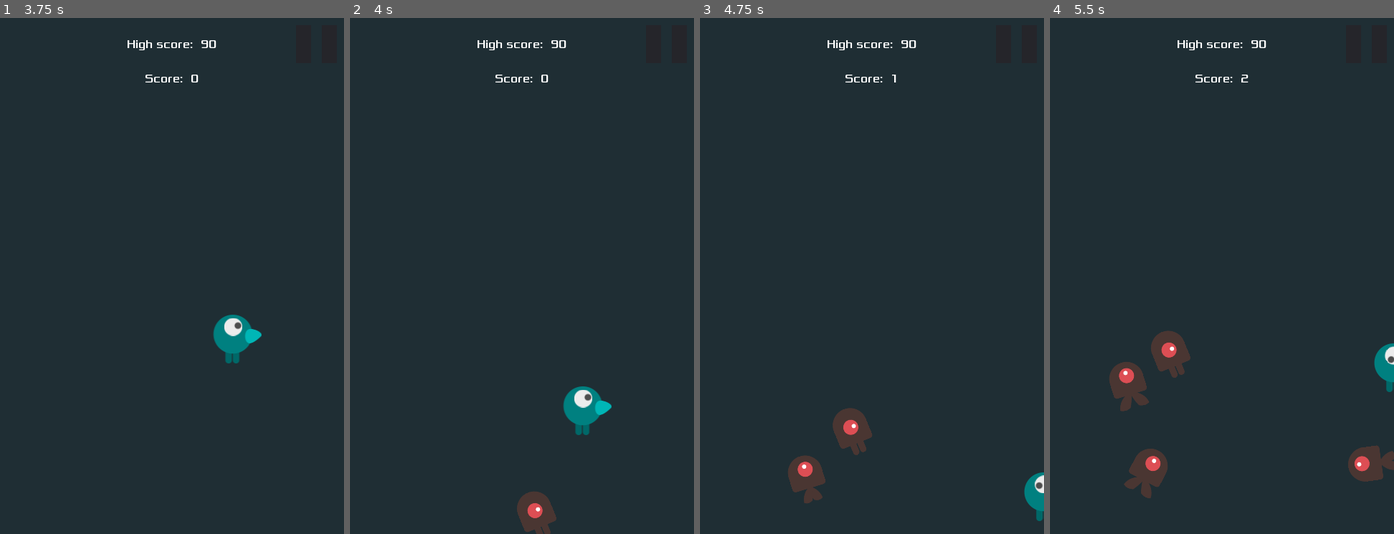
Above: before the commit, frames 1-4 (left to right).
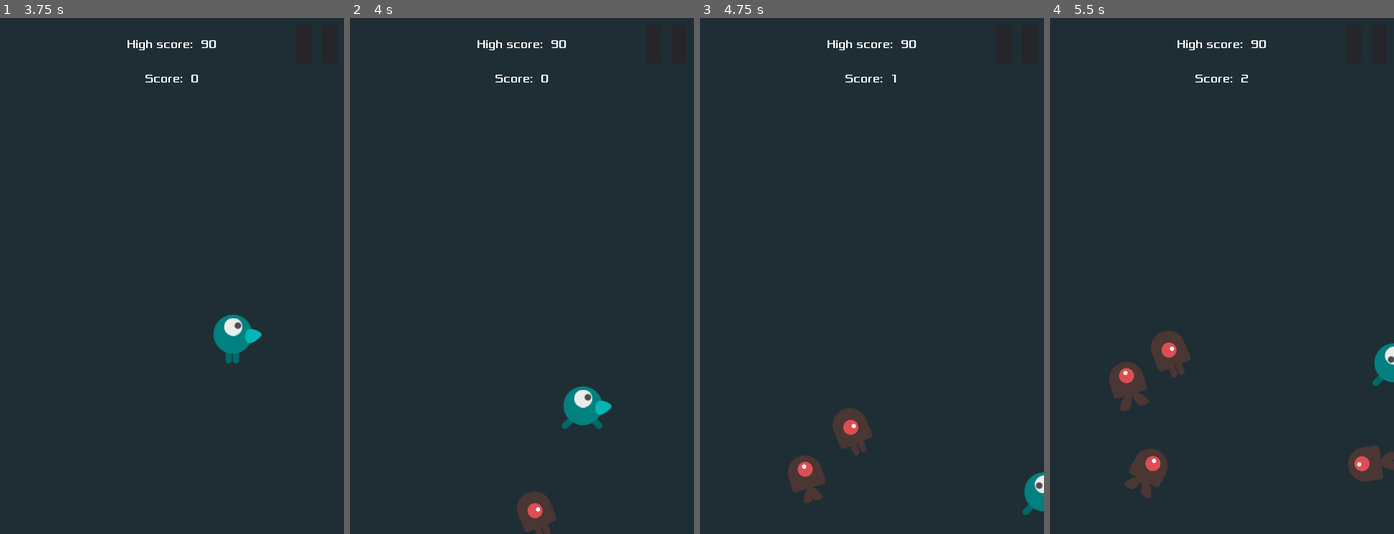
Above: after the commit, the same moments.

Repository: AlixBarreaux/dodge-the-beasties
Game: Godot game, scene res://scenes/Main.tscn
Two runs of this game, one before a commit and one after it. Both use one fixed random seed, a clock stepped at 60 frames per second and the inputs below.
Inputs (mouse positions are in pixels of both pictures, inside the frame that each line leads up to):
- Up to frame 1 (3.75 s): click "Play" at 0.5 s; click (316, 43) at 1.25 s; click "Resume" at 2 s; tap Enter at 2.75 s; move the mouse to (247, 250) at 2.77 s; hold D (move_right) 2.78-3.53 s; click (247, 250) at 2.85 s; move the mouse to (103, 301) at 3.52 s; hold S (move_down) from 3.53 s (still down); right-click (103, 301) at 3.6 s
- Up to frame 2 (4 s): keep holding S (move_down)
- Up to frame 3 (4.75 s): move the mouse to (906, 162) at 4.27 s; release S (move_down) at 4.28 s; hold D (move_right) from 4.28 s (still down); click (906, 162) at 4.35 s
- Up to frame 4 (5.5 s): move the mouse to (1204, 379) at 5.02 s; release D (move_right) at 5.03 s; hold W (move_up) from 5.03 s (still down); right-click (1204, 379) at 5.1 s; click (1204, 379) at 5.17 s

Frame 1 is identical in both runs. In frame 2, 0.1% of the frame differs, in the area x 61-74%, y 75-81%; in frame 3, less than 0.1%; in frame 4, less than 0.1%.

Commit message:
Add and delete sprites + add animations

Diff:
--- a/scenes/Player.tscn
+++ b/scenes/Player.tscn
@@ -1,8 +1,8 @@
 [gd_scene load_steps=62 format=2]
 
+[ext_resource path="res://assets/sprites/hero/hero_body_spritesheet.png" type="Texture" id=1]
 [ext_resource path="res://scripts/player.gd" type="Script" id=5]
 [ext_resource path="res://assets/sprites/hero/hero_eye_spritesheet.png" type="Texture" id=6]
-[ext_resource path="res://assets/sprites/hero/body_idle.png" type="Texture" id=7]
 [ext_resource path="res://PlayerController.tscn" type="PackedScene" id=8]
 
 [sub_resource type="Animation" id=28]
@@ -212,12 +212,41 @@
 
 [sub_resource type="Animation" id=48]
 resource_name = "Idle"
+length = 0.001
+tracks/0/type = "value"
+tracks/0/path = NodePath("BodySprite:frame")
+tracks/0/interp = 1
+tracks/0/loop_wrap = true
+tracks/0/imported = false
+tracks/0/enabled = true
+tracks/0/keys = {
+"times": PoolRealArray( 0 ),
+"transitions": PoolRealArray( 1 ),
+"update": 1,
+"values": [ 0 ]
+}
 
 [sub_resource type="Animation" id=10]
 resource_name = "Move Down"
+length = 0.8
+loop = true
+tracks/0/type = "value"
+tracks/0/path = NodePath("BodySprite:frame")
+tracks/0/interp = 1
+tracks/0/loop_wrap = true
+tracks/0/imported = false
+tracks/0/enabled = true
+tracks/0/keys = {
+"times": PoolRealArray( 0, 0.4 ),
+"transitions": PoolRealArray( 1, 1 ),
+"update": 1,
+"values": [ 0, 1 ]
+}
 
 [sub_resource type="Animation" id=4]
 resource_name = "Move Left"
+length = 0.8
+loop = true
 tracks/0/type = "value"
 tracks/0/path = NodePath("BodySprite:flip_h")
 tracks/0/interp = 1
@@ -242,9 +271,23 @@
 "update": 0,
 "values": [ Vector2( -6, 0 ) ]
 }
+tracks/2/type = "value"
+tracks/2/path = NodePath("BodySprite:frame")
+tracks/2/interp = 1
+tracks/2/loop_wrap = true
+tracks/2/imported = false
+tracks/2/enabled = true
+tracks/2/keys = {
+"times": PoolRealArray( 0, 0.4 ),
+"transitions": PoolRealArray( 1, 1 ),
+"update": 1,
+"values": [ 0, 1 ]
+}
 
 [sub_resource type="Animation" id=11]
 resource_name = "Move Right"
+length = 0.8
+loop = true
 tracks/0/type = "value"
 tracks/0/path = NodePath("BodySprite:flip_h")
 tracks/0/interp = 1
@@ -269,9 +312,35 @@
 "update": 0,
 "values": [ Vector2( 5, 0 ) ]
 }
+tracks/2/type = "value"
+tracks/2/path = NodePath("BodySprite:frame")
+tracks/2/interp = 1
+tracks/2/loop_wrap = true
+tracks/2/imported = false
+tracks/2/enabled = true
+tracks/2/keys = {
+"times": PoolRealArray( 0, 0.4 ),
+"transitions": PoolRealArray( 1, 1 ),
+"update": 1,
+"values": [ 0, 1 ]
+}
 
 [sub_resource type="Animation" id=12]
 resource_name = "Move Up"
+length = 0.8
+loop = true
+tracks/0/type = "value"
+tracks/0/path = NodePath("BodySprite:frame")
+tracks/0/interp = 1
+tracks/0/loop_wrap = true
+tracks/0/imported = false
+tracks/0/enabled = true
+tracks/0/keys = {
+"times": PoolRealArray( 0, 0.4 ),
+"transitions": PoolRealArray( 1, 1 ),
+"update": 1,
+"values": [ 0, 1 ]
+}
 
 [sub_resource type="Animation" id=13]
 length = 0.001
@@ -391,7 +460,9 @@
 
 [node name="BodySprite" type="Sprite" parent="."]
 position = Vector2( 5, 0 )
-texture = ExtResource( 7 )
+texture = ExtResource( 1 )
+hframes = 2
+frame = 1
 
 [node name="EyeSprite" type="Sprite" parent="."]
 position = Vector2( 0, -17 )
--- a/scripts/player.gd
+++ b/scripts/player.gd
@@ -93,6 +93,7 @@
 
 
 	if self.direction == Vector2(0.0, 0.0):
+		animation_node_sm_playback.travel("Idle")
 		return
 
 
Binary file removed: assets/sprites/hero/body_idle.png
Not shown, removed: assets/sprites/hero/body_idle.png.import
Binary file removed: assets/sprites/hero/hero_body_move.png
Not shown, removed: assets/sprites/hero/hero_body_move.png.import
Binary file added: assets/sprites/hero/hero_body_spritesheet.png
Not shown, changed: assets/sprites/hero/hero_body_spritesheet.png.import
Binary file removed: assets/sprites/player-up-1.png
Not shown, removed: assets/sprites/player-up-1.png.import
Binary file removed: assets/sprites/player-up-2.png
Binary file removed: assets/sprites/player-walk-1.png
Not shown, removed: assets/sprites/player-walk-1.png.import
Binary file removed: assets/sprites/player-walk-2.png
(and 2 more such lines)
